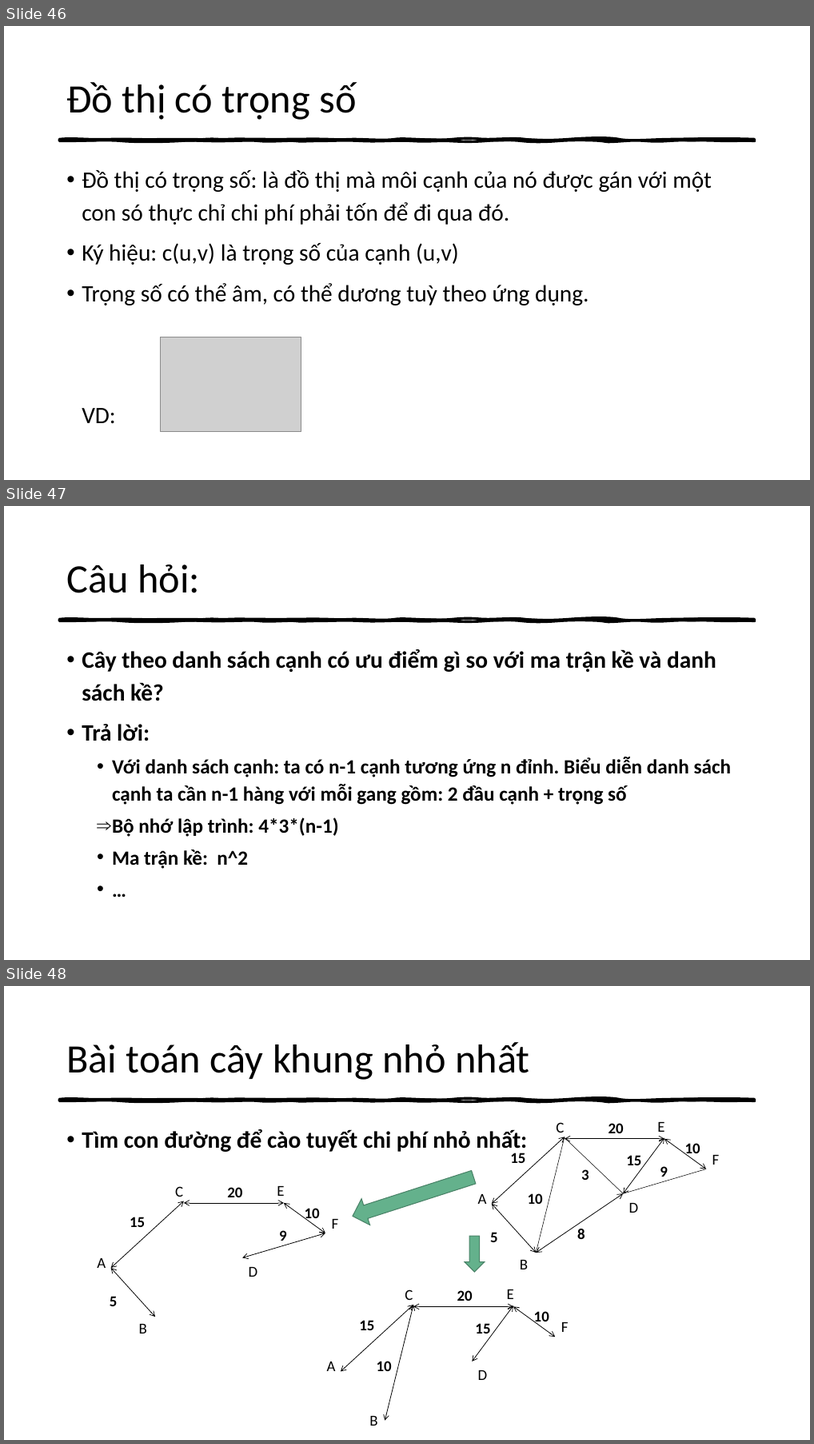
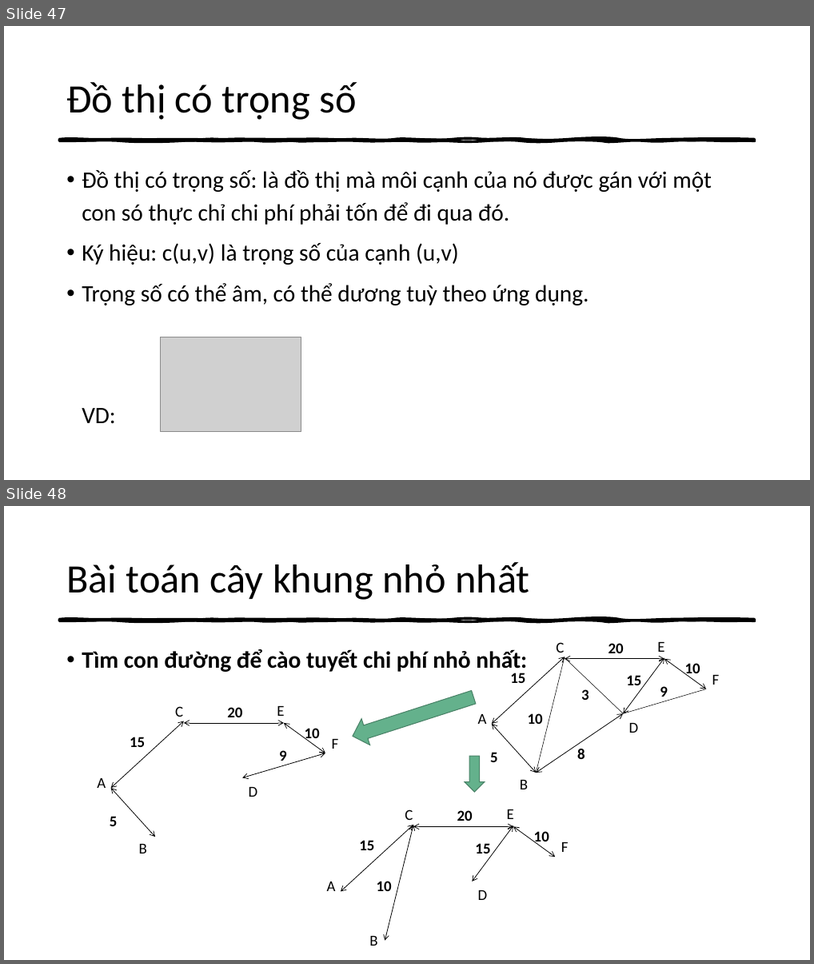
Before and after one commit to thathcmus/CTDL_GT, a slide deck: 1_Slide_Nhom2_Ca_Chieu_Cau_Truc_Du_Lieu_Do_Thi_Va_Ung_Dung.pptx. Shown one above the other, each under a label of ours: slides 46, 47 and 48 before the commit, slides 47 and 48 after it. The pictures are 814x1444 and 814x964 pixels, drawn with LibreOffice and Linux fonts; fonts in the diff are those of the drawing; grey boxes stand for pictures. Boxes give left, top, right and bottom in pixels: in the first picture for what was removed or moved away, otherwise in the second. Text is boxed around its words. In the diff, an @@ line names an element or a change of style, - is before the commit and + after.

```diff
--- a/1_Slide_Nhom2_Ca_Chieu_Cau_Truc_Du_Lieu_Do_Thi_Va_Ung_Dung.pptx
+++ b/1_Slide_Nhom2_Ca_Chieu_Cau_Truc_Du_Lieu_Do_Thi_Va_Ung_Dung.pptx
@@ slide 47 removed at (x1=4, y1=506, x2=810, y2=960), background #FFFFFF; not listed: 1 template element that a slide beside it also shows @@
@@ title removed at (x1=66, y1=564, x2=200, y2=593) @@
-Câu hỏi:
@@ text removed at (x1=82, y1=649, x2=732, y2=868) @@
-• Cây theo danh sách cạnh có ưu điểm gì so với ma trận kề và danh sách kề?
-• Trả lời:
-  • Với danh sách cạnh: ta có n-1 cạnh tương ứng n đỉnh. Biểu diễn danh sách cạnh ta cần n-1 hàng với mỗi gang gồm: 2 đầu cạnh + trọng số
-  ⇒ Bộ nhớ lập trình: 4*3*(n-1)
-  • Ma trận kề: n^2
-  • …
@@ what was slide 46 is now slide 47 @@
```
Also in this commit, not shown: 7 slides changed, 8 slides added, 6 other slides removed, 3 other files.
